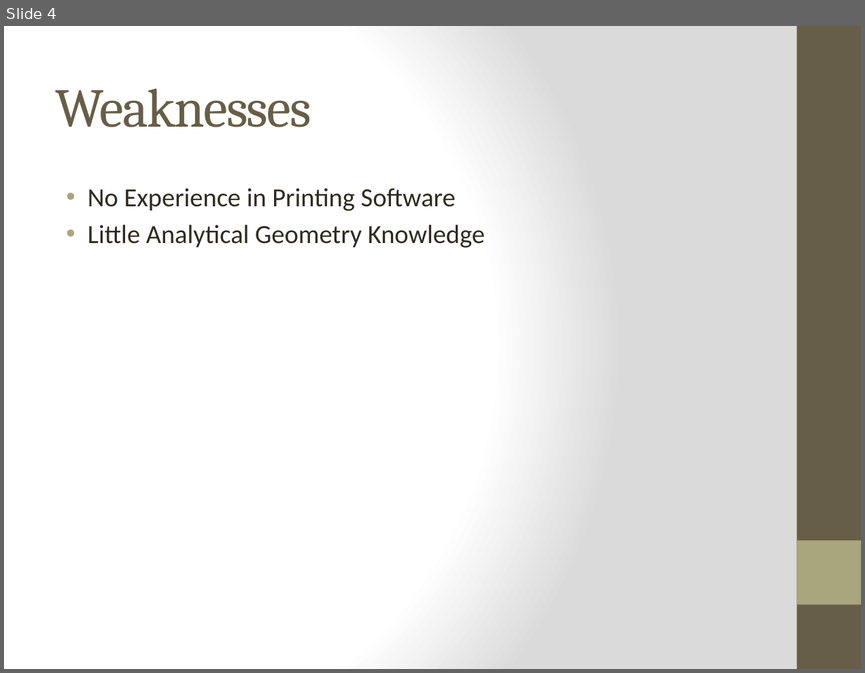
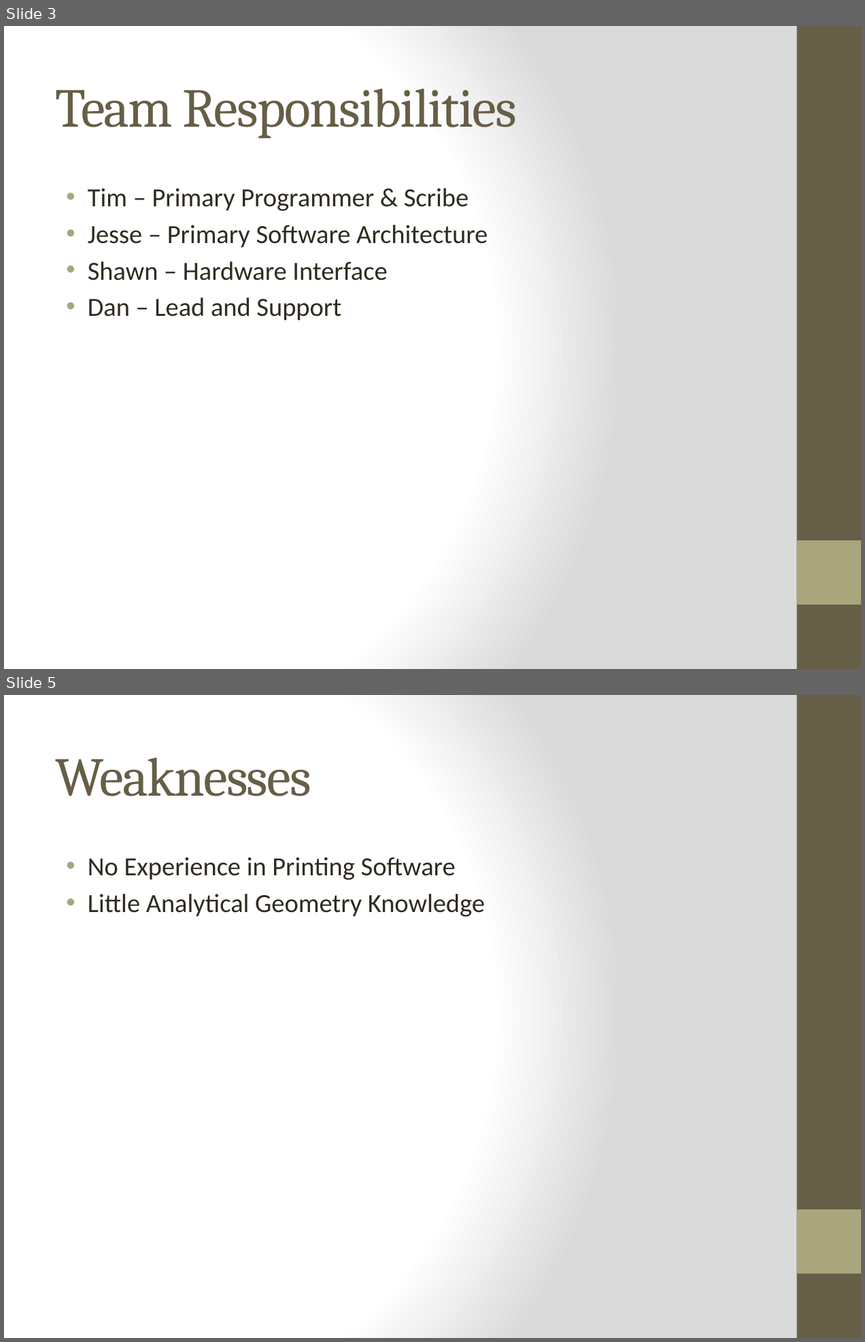
Before and after one commit to qpHalcy0n/SRDesign, a slide deck: Status Updates/2013 09 13.pptx. Shown one above the other, each under a label of ours: slide 4 before the commit, slides 3 and 5 after it; the slides between them are not shown. The pictures are 865x673 and 865x1342 pixels, drawn with LibreOffice and Linux fonts; fonts in the diff are those of the drawing. Boxes give left, top, right and bottom in pixels: in the first picture for what was removed or moved away, otherwise in the second. Text is boxed around its words. In the diff, an @@ line names an element or a change of style, - is before the commit and + after.

```diff
--- a/Status Updates/2013 09 13.pptx
+++ b/Status Updates/2013 09 13.pptx
@@ slide 3 added at (4, 26, 861, 669), background gradient #FFFFFF to #DADADA; not listed: 2 template elements that a slide beside it also shows @@
@@ title added at (56, 89, 517, 138), 46 pt, text #675E47 @@
+Team Responsibilities
@@ text added at (88, 188, 487, 320), 22 pt, text #2F2B20 @@
+• Tim – Primary Programmer & Scribe
+• Jesse – Primary Software Architecture
+• Shawn – Hardware Interface
+• Dan – Lead and Support
@@ what was slide 4 is now slide 5 @@
```
Also in this commit, not shown: 5 slides changed, 1 other slide added.
